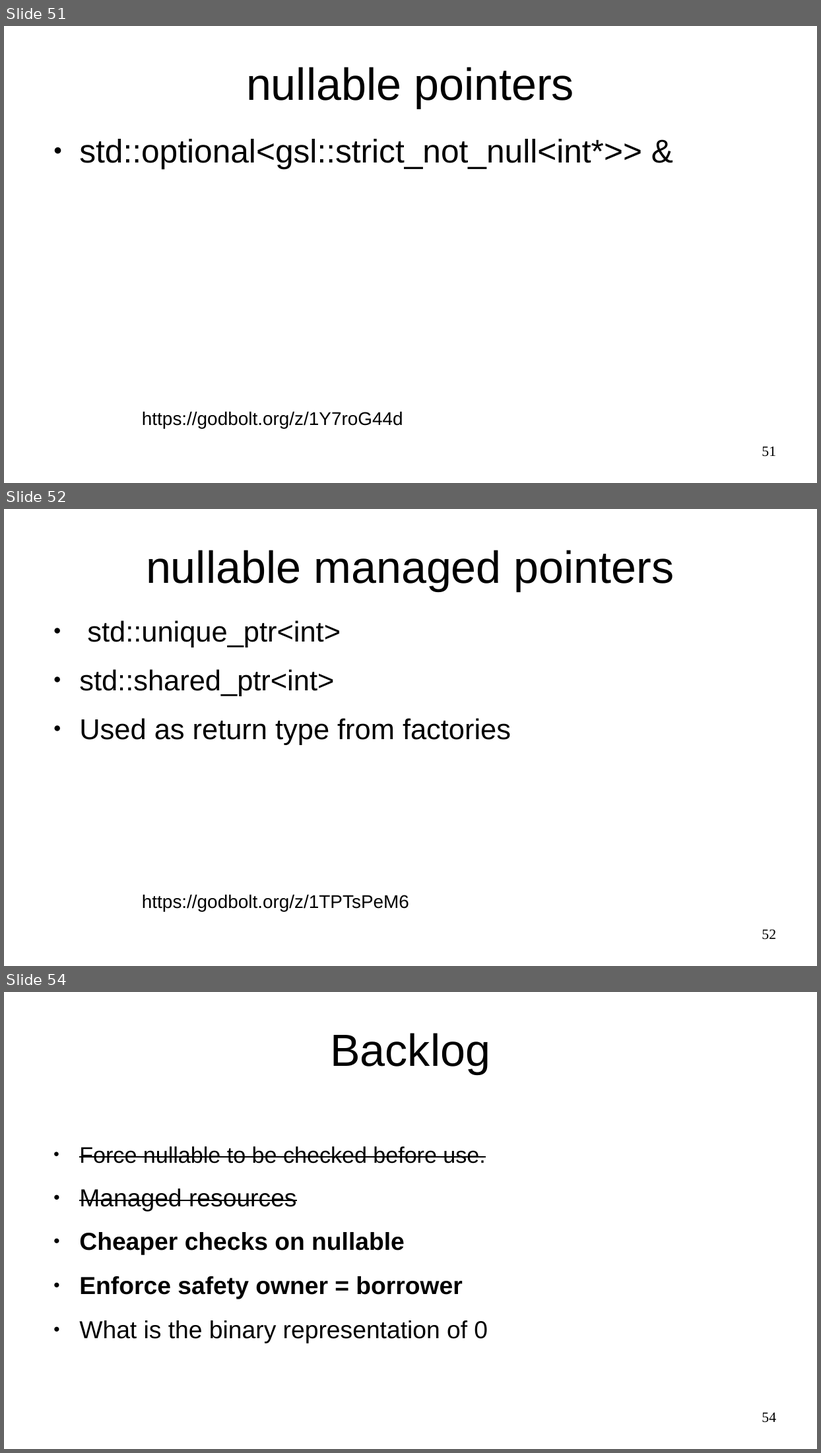
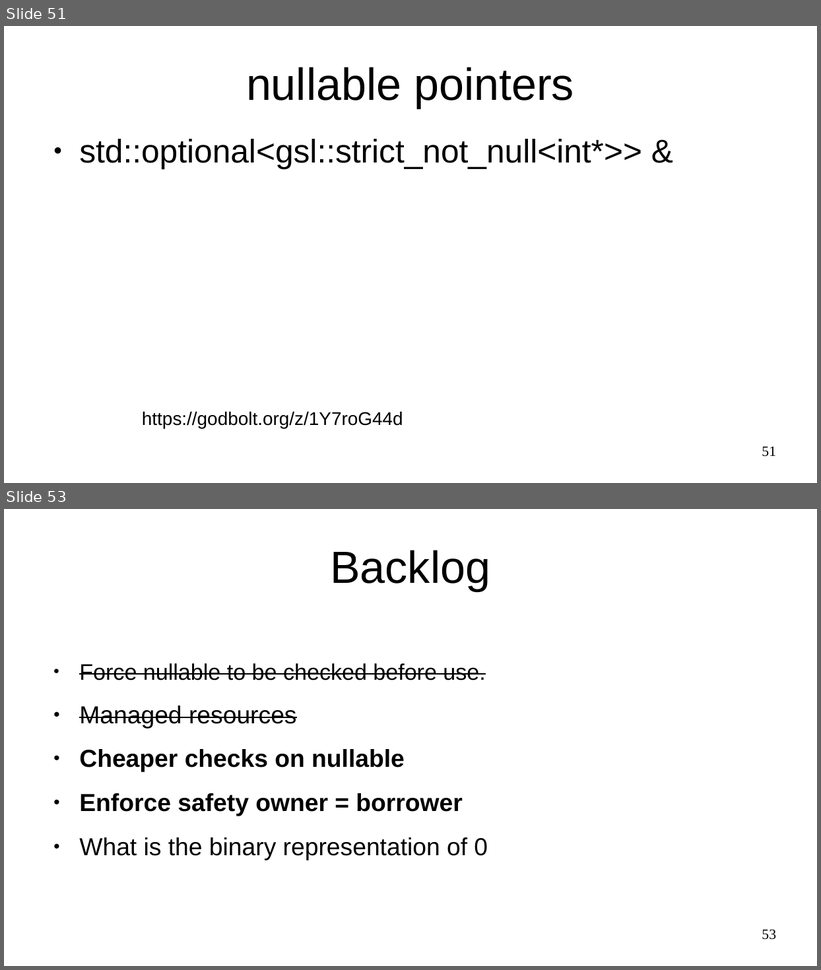
Before and after one commit to marcpawl/nullptr, a slide deck: slideshow.odp. Shown one above the other, each under a label of ours: slides 51, 52 and 54 before the commit, slides 51 and 53 after it; the slides between them are not shown. The pictures are 821x1453 and 821x970 pixels, drawn with LibreOffice and Linux fonts; fonts in the diff are those of the drawing. Boxes give left, top, right and bottom in pixels: in the first picture for what was removed or moved away, otherwise in the second. Text is boxed around its words. In the diff, an @@ line names an element or a change of style, - is before the commit and + after.

```diff
--- a/slideshow.odp
+++ b/slideshow.odp
@@ slide 52 removed at bbox=[4, 509, 817, 966], background #FFFFFF @@
@@ title removed at bbox=[146, 550, 675, 591] @@
-nullable managed pointers
@@ text removed at bbox=[79, 621, 511, 745] @@
-● std::unique_ptr<int>
-● std::shared_ptr<int>
-● Used as return type from factories
@@ text removed at bbox=[142, 894, 409, 912] @@
-https://godbolt.org/z/1TPTsPeM6
@@ page number removed at bbox=[762, 929, 776, 940] @@
-52
@@ what was slide 54 is now slide 53 @@
@@ page number at bbox=[762, 929, 776, 940]: text changed @@
-54
+53
```
Also in this commit, not shown: 4 slides changed, 5 slides added, 1 other slide removed, 2 other files.
